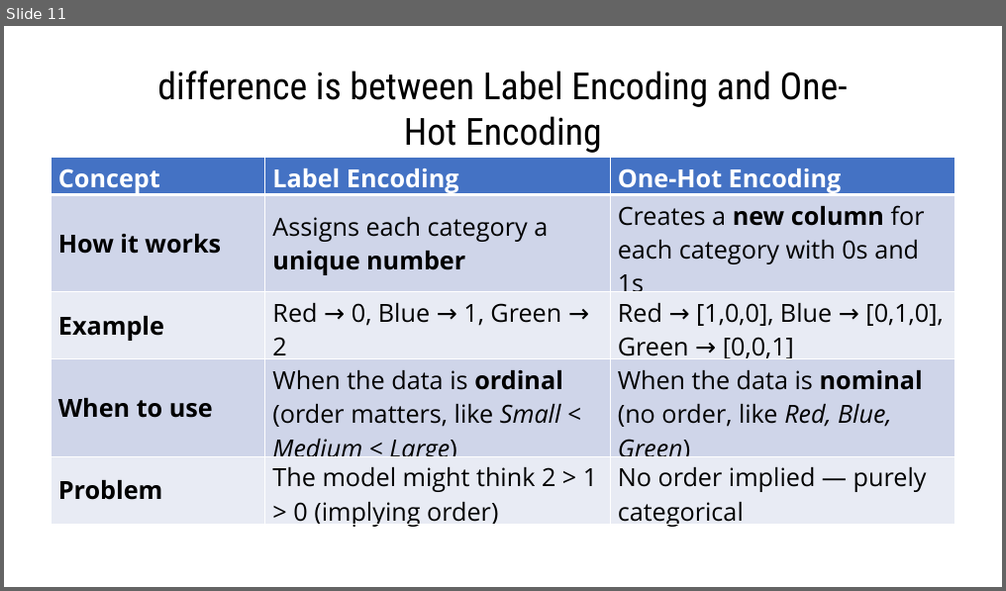
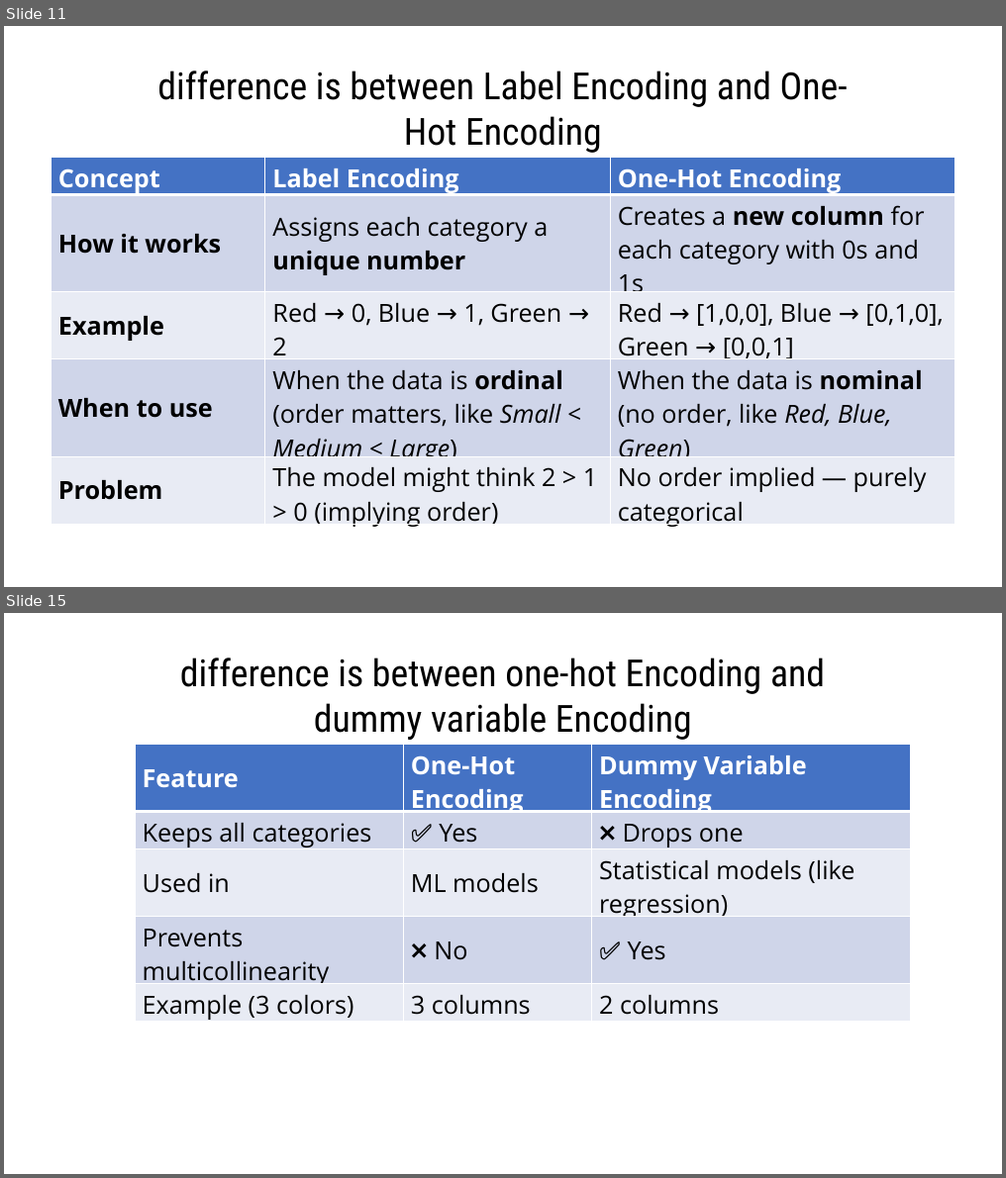
Before and after one commit to gmrr40058/data-science-ml-python-ostad, a slide deck: My Note and Practice/Text to Numerical Data Conversion/Categorical(Text to Numeric) data conversion-CTtN/CTtN2. One-Hot & Dummy Variable Encoding/One-Hot Encoding.pptx. Shown one above the other, each under a label of ours: slide 11 before the commit, slides 11 and 15 after it; the slides between them are not shown. The pictures are 1006x591 and 1006x1178 pixels, drawn with LibreOffice and Linux fonts; fonts in the diff are those of the drawing. Boxes give left, top, right and bottom in pixels: in the first picture for what was removed or moved away, otherwise in the second. Text is boxed around its words. In the diff, an @@ line names an element or a change of style, - is before the commit and + after.

Commit message:
Dummy Variable Encoding is added.

```diff
--- a/My Note and Practice/Text to Numerical Data Conversion/Categorical(Text to Numeric) data conversion-CTtN/CTtN2. One-Hot & Dummy Variable Encoding/One-Hot Encoding.pptx
+++ b/My Note and Practice/Text to Numerical Data Conversion/Categorical(Text to Numeric) data conversion-CTtN/CTtN2. One-Hot & Dummy Variable Encoding/One-Hot Encoding.pptx
@@ slide 15 added at (4, 613, 1002, 1174), background #FFFFFF @@
@@ text added at (180, 658, 825, 740), 36 pt, text #000000 @@
+difference is between one-hot Encoding and dummy variable Encoding
@@ table added at (135, 744, 912, 1024), 5 rows, 3 columns @@
+Feature | One-Hot Encoding | Dummy Variable Encoding
+Keeps all categories | ✅ Yes | ❌ Drops one
+Used in | ML models | Statistical models (like regression)
+Prevents multicollinearity | ❌ No | ✅ Yes
+Example (3 colors) | 3 columns | 2 columns
```
Also in this commit, not shown: 3 other slides added, 1 other file.
